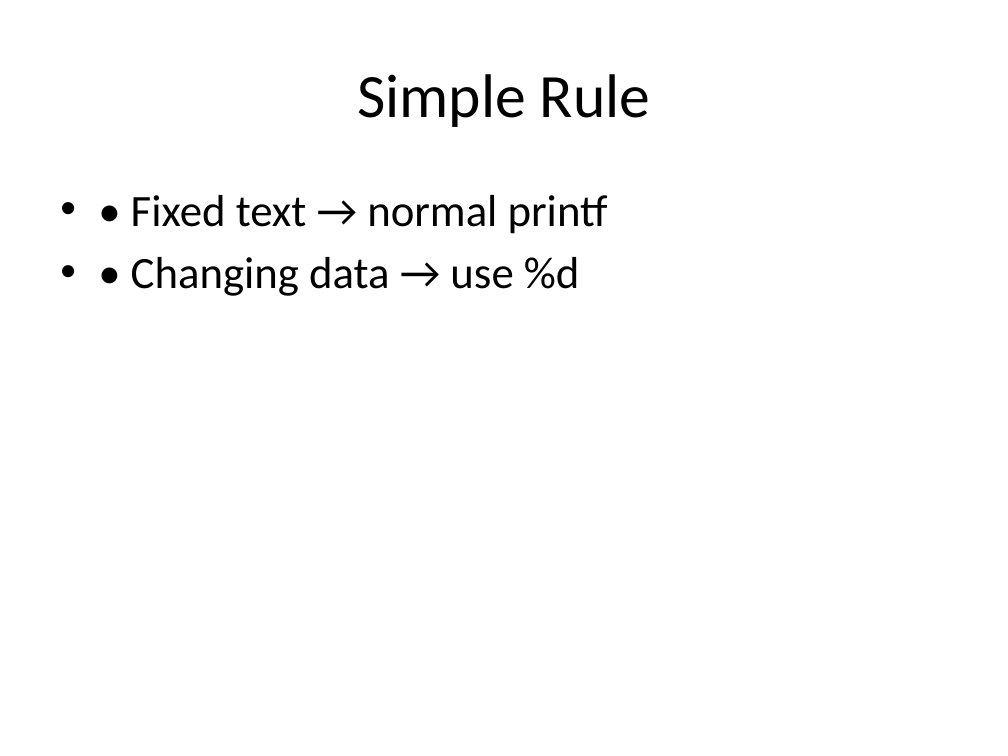
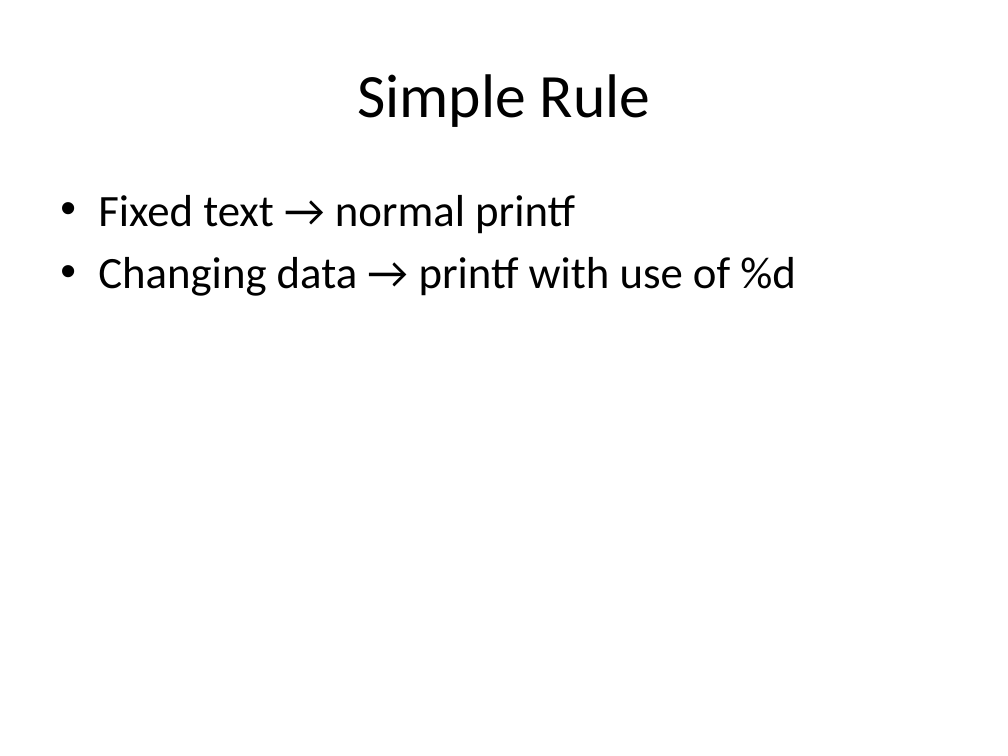
Before and after one commit to nagendra571/C, a slide deck: slide 8 of C Class/docs/Level 1__Lesson_6_1_Why_Use_d_In_printf.pptx. Drawn at 1008x756 pixels with LibreOffice and Linux fonts; fonts in the diff are those of the drawing. Boxes give left, top, right and bottom in pixels: in the first picture for what was removed or moved away, otherwise in the second. Text is boxed around its words. In the diff, an @@ line names an element or a change of style, - is before the commit and + after.

```diff
--- a/C Class/docs/Level 1__Lesson_6_1_Why_Use_d_In_printf.pptx
+++ b/C Class/docs/Level 1__Lesson_6_1_Why_Use_d_In_printf.pptx
@@ text at box(98, 195, 796, 296): text changed @@
-• • Fixed text → normal printf
-• • Changing data → use %d
+• Fixed text → normal printf
+• Changing data → printf with use of %d
```
Also in this commit, not shown: 2 other slides changed, 4 other files.
